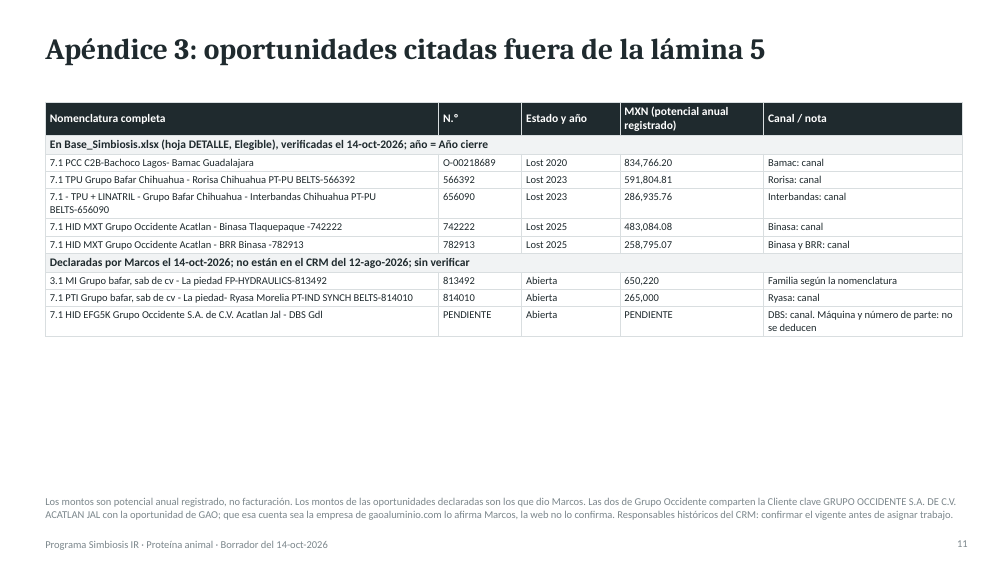
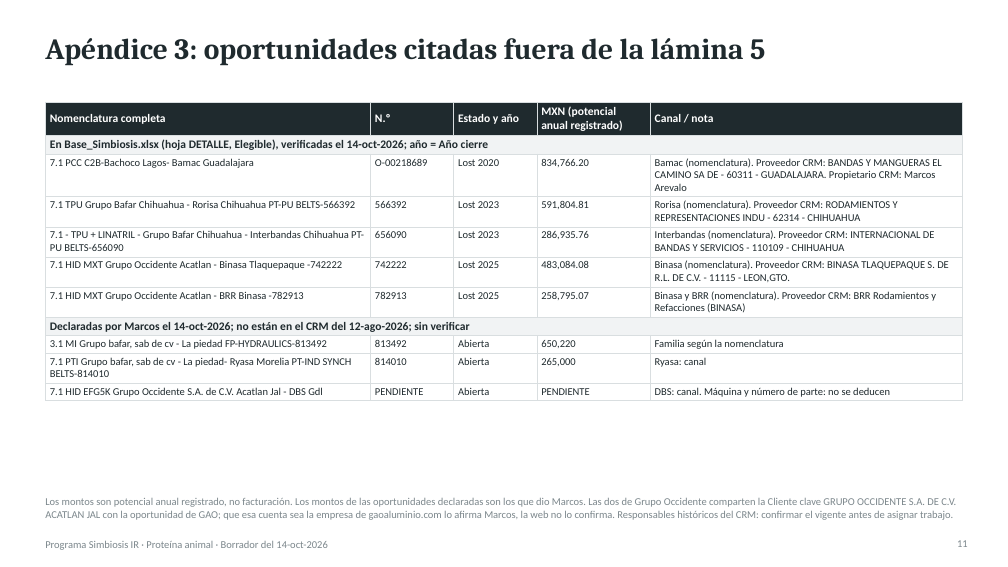
Before and after one commit to Marckqalex/Simbiosis-IR, a slide deck: slide 11 of entregables/Simbiosis_IR_Proteina_Animal_Entregable1.pptx. Drawn at 1008x567 pixels with LibreOffice and Linux fonts; fonts in the diff are those of the drawing. Boxes give left, top, right and bottom in pixels: in the first picture for what was removed or moved away, otherwise in the second. Text is boxed around its words. In the diff, an @@ line names an element or a change of style, - is before the commit and + after.

```diff
--- a/entregables/Simbiosis_IR_Proteina_Animal_Entregable1.pptx
+++ b/entregables/Simbiosis_IR_Proteina_Animal_Entregable1.pptx
@@ table at [45,102,963,401] @@
-row 3, column 5: Bamac: canal
+row 3, column 5: Bamac (nomenclatura). Proveedor CRM: BANDAS Y MANGUERAS EL CAMINO SA DE - 60311 - GUADALAJARA. Propietario CRM: Marcos Arevalo
-row 4, column 5: Rorisa: canal
+row 4, column 5: Rorisa (nomenclatura). Proveedor CRM: RODAMIENTOS Y REPRESENTACIONES INDU - 62314 - CHIHUAHUA
-row 5, column 5: Interbandas: canal
+row 5, column 5: Interbandas (nomenclatura). Proveedor CRM: INTERNACIONAL DE BANDAS Y SERVICIOS - 110109 - CHIHUAHUA
-row 6, column 5: Binasa: canal
+row 6, column 5: Binasa (nomenclatura). Proveedor CRM: BINASA TLAQUEPAQUE S. DE R.L. DE C.V. - 11115 - LEON,GTO.
-row 7, column 5: Binasa y BRR: canal
+row 7, column 5: Binasa y BRR (nomenclatura). Proveedor CRM: BRR Rodamientos y Refacciones (BINASA)
```
Also in this commit, not shown: 5 other slides changed, 4 other files.
